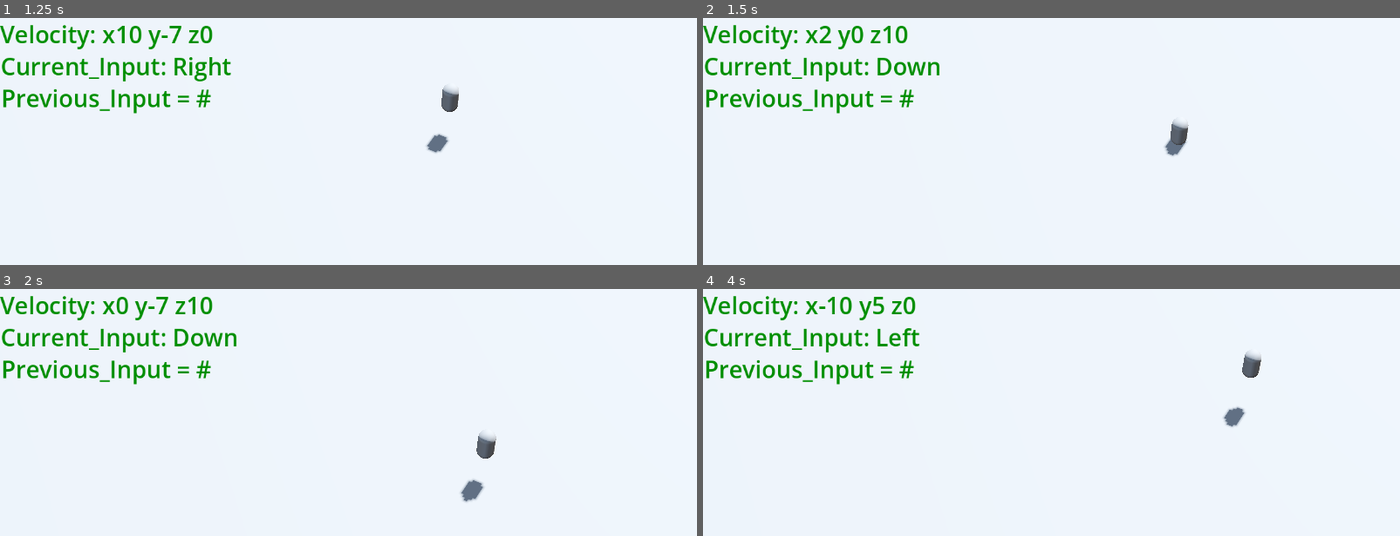
Above: before the commit, frames 1-4 (two rows, left to right).
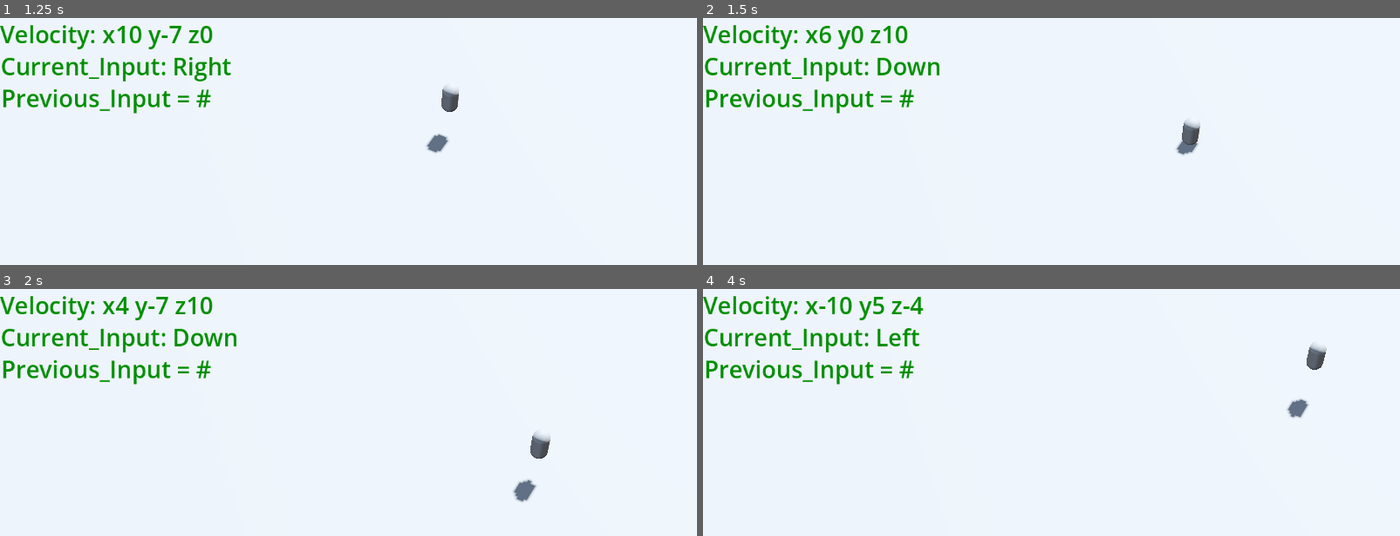
Above: after the commit, the same moments.

Repository: MichaelHayesMC/Term_3_Godot_GameName
Game: Godot game, scene res://scenes/node_3d.tscn
Same seed, same stepped clock (60 frames per second), same inputs: the game is played once before the commit and once after it.
Inputs:
- Up to frame 1 (1.25 s): hold D (move_right) from 0.53 s (still down); tap Space (jump) at 0.77 s
- Up to frame 2 (1.5 s): release D (move_right) at 1.28 s; hold S (move_down) from 1.28 s (still down)
- Up to frame 3 (2 s): keep holding S (move_down); tap Space (jump) at 1.52 s
- Up to frame 4 (4 s): release S (move_down) at 2.03 s; hold D (move_right) 2.03-2.78 s; hold W (move_up) 2.78-3.53 s; tap Space (jump) at 3.02, 3.77 s; hold A (move_left) from 3.53 s (still down)

Frame 1 is identical in both runs. In frame 2, 0.6% of the frame differs, in the area x 16-72%, y 3-56%; in frame 3, 1.0%, in the area x 16-79%, y 3-87%; in frame 4, 0.9%.

Commit message:
Update player controller
Added a momentum based jumping system

Diff:
--- a/new-game-project/scripts/character_body_3d.gd
+++ b/new-game-project/scripts/character_body_3d.gd
@@ -23,7 +23,7 @@
 		current_preview.text = "Current_Input: Down"
 		if velocity.z > TopSpeed:
 			velocity.z = TopSpeed
-	elif velocity.z > 0:
+	elif velocity.z > 0 and is_on_floor():
 		velocity.z += Friction * delta
 		if velocity.z < 0:
 			velocity.z = 0
@@ -33,7 +33,7 @@
 		velocity.z -= Speed * delta
 		if velocity.z < -TopSpeed:
 			velocity.z = -TopSpeed
-	elif velocity.z < 0:
+	elif velocity.z < 0 and is_on_floor():
 		velocity.z -= Friction * delta
 		if velocity.z > 0:
 			velocity.z = 0
@@ -43,7 +43,7 @@
 		current_preview.text = "Current_Input: Right"
 		if velocity.x > TopSpeed:
 			velocity.x = TopSpeed
-	elif velocity.x > 0:
+	elif velocity.x > 0 and is_on_floor():
 		velocity.x += Friction * delta
 		if velocity.x < 0:
 			velocity.x = 0
@@ -53,7 +53,7 @@
 		velocity.x -= Speed * delta
 		if velocity.x < -TopSpeed:
 			velocity.x = -TopSpeed
-	elif velocity.x < 0:
+	elif velocity.x < 0 and is_on_floor():
 		velocity.x -= Friction * delta
 		if velocity.x > 0:
 			velocity.x = 0
